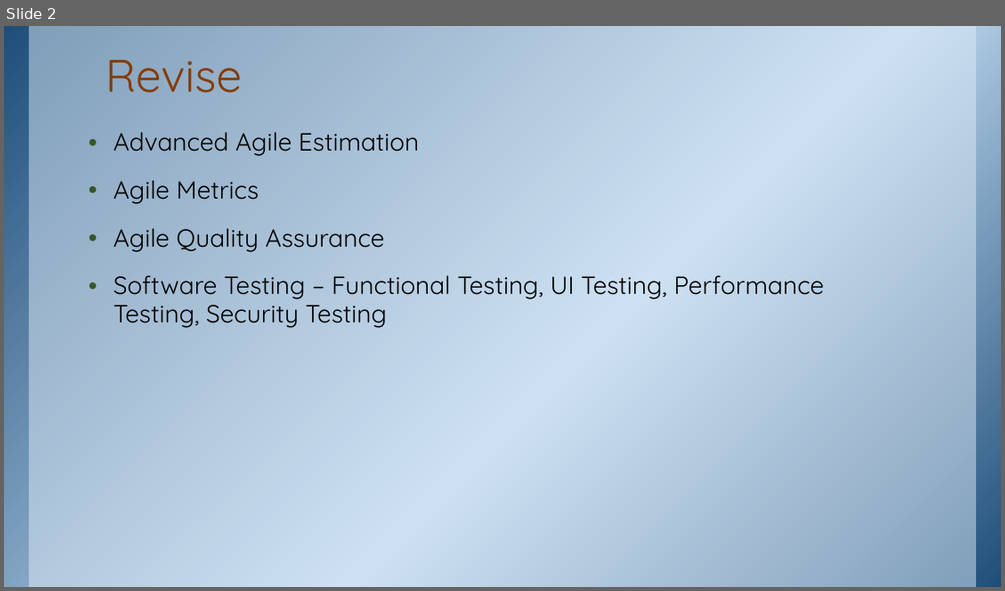
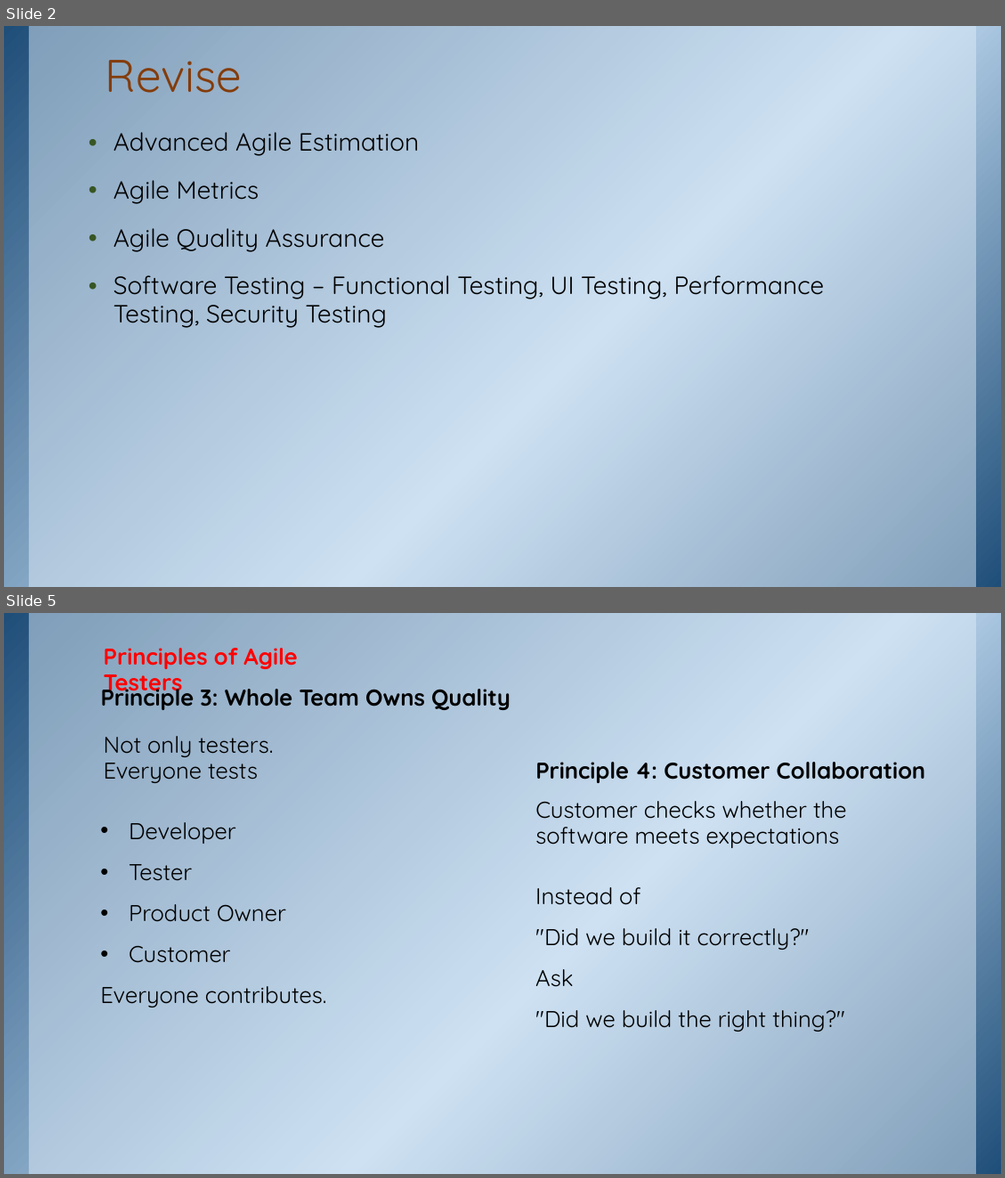
Before and after one commit to ketkiinamdar/IGCOE, a slide deck: TE - Lecture-8-4Aug2026.pptx. Shown one above the other, each under a label of ours: slide 2 before the commit, slides 2 and 5 after it; the slides between them are not shown. The pictures are 1005x591 and 1005x1178 pixels, drawn with LibreOffice and Linux fonts; fonts in the diff are those of the drawing; background and template pictures are left out. Boxes give left, top, right and bottom in pixels: in the first picture for what was removed or moved away, otherwise in the second. Text is boxed around its words. In the diff, an @@ line names an element or a change of style, - is before the commit and + after.

```diff
--- a/TE - Lecture-8-4Aug2026.pptx
+++ b/TE - Lecture-8-4Aug2026.pptx
@@ slide 5 added at bbox=[4, 613, 1001, 1174], background picture (left out); not listed: 2 template elements that a slide beside it also shows @@
@@ text added at bbox=[104, 648, 297, 697], 22 pt, text #FF0000, bold @@
+Principles of Agile Testers
@@ text added at bbox=[101, 682, 510, 710], 22 pt, text #000000, bold @@
+Principle 3: Whole Team Owns Quality
@@ text added at bbox=[104, 736, 273, 783], 22 pt, text #000000 @@
+Not only testers.
+Everyone tests
@@ text added at bbox=[535, 762, 926, 783], 22 pt, text #000000, bold @@
+Principle 4: Customer Collaboration
@@ text added at bbox=[100, 822, 327, 1007], 22 pt, text #000000 @@
+• Developer
+• Tester
+• Product Owner
+• Customer
+Everyone contributes.
@@ text added at bbox=[535, 801, 847, 848], 22 pt, text #000000 @@
+Customer checks whether the software meets expectations
@@ text added at bbox=[535, 887, 845, 1031], 22 pt, text #000000 @@
+Instead of
+"Did we build it correctly?"
+Ask
+"Did we build the right thing?"
```
Also in this commit, not shown: 1 slide changed, 16 other slides added, 1 slide removed, 1 other file.
